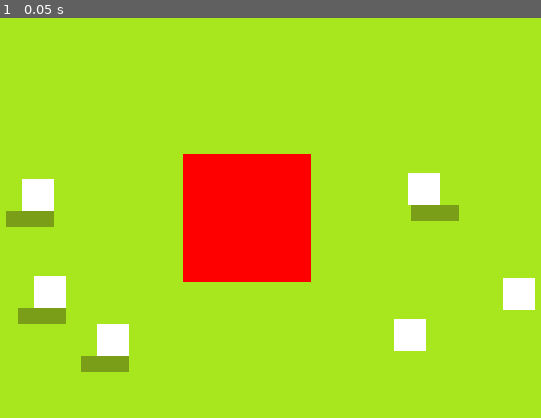
Above: before the commit, frame 1.
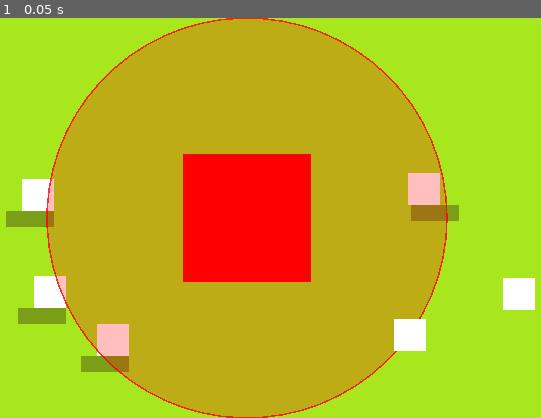
Above: after the commit, the same moment.

Repository: Sukimo/Duck_Tactics
Game: Godot game, scene res://Scene/arena_2d.tscn
Same seed, same stepped clock (60 frames per second), same inputs: the game is played once before the commit and once after it.
Inputs:
- Up to frame 1 (0.05 s): no input

The runs differ from the first frame. In frame 1, 51% of the frame differs, in the area x 8-83%, y 0-100%.

Commit message:
[update] melee , range
melee_duck change attack-range to 100 to active melee
range_attack can edit speed and arc_height

Diff:
--- a/Scene/arena_2d.tscn
+++ b/Scene/arena_2d.tscn
@@ -90,6 +90,7 @@
 
 [node name="StaticBody2D" parent="." unique_id=1750735628 instance=ExtResource("3_bj6xp")]
 position = Vector2(400, 200)
+debug_range_visible = true
 
 [node name="MeleeDuck" parent="." unique_id=1533052234 instance=ExtResource("4_xajys")]
 position = Vector2(672, 276)
--- a/components/range_attack.gd
+++ b/components/range_attack.gd
@@ -3,6 +3,7 @@
 
 const PROJECTILE_SCENE := "res://projectile/Projectile.tscn"
 @export var projectile_speed: float = 300.0
+@export var arc_height: float = 80.0
 
 var _projectile_scene: PackedScene = null
 
@@ -16,6 +17,7 @@
 		return
 	var start := _owner_node.global_position
 	var t_pos := target.global_position
+	#prediction shoot pos
 	var travel := start.distance_to(t_pos) / projectile_speed
 	var vel := Vector2.ZERO
 	if target.get("velocity") != null:
@@ -24,7 +26,13 @@
 
 	var proj = _projectile_scene.instantiate()
 	get_tree().current_scene.add_child(proj)
+
 	if proj.get("damage") != null:
 		proj.damage = attack_damage
+	if proj.get("speed") !=null:
+		proj.speed = projectile_speed
+	if proj.get("arc_height") !=null:
+		proj.arc_height = arc_height
+
 	if proj.has_method("init"):
 		proj.call("init", target, start, predicted)
--- a/units/melee_duck.tscn
+++ b/units/melee_duck.tscn
@@ -21,6 +21,6 @@
 [node name="AttackComponent" type="Node" parent="." unique_id=1904844528]
 script = ExtResource("3_vt4yn")
 flash_duration = 1.0
-attack_range = 45.0
+attack_range = 100.0
 attack_damage = 25
 target_group = "enemies"
--- a/units/range_duck.tscn
+++ b/units/range_duck.tscn
@@ -21,6 +21,7 @@
 [node name="AttackComponent" type="Node" parent="." unique_id=189820681]
 script = ExtResource("3_xd7ve")
 projectile_speed = 200.0
+arc_height = 0.0
 attack_range = 200.0
 attack_damage = 12
 attack_speed = 0.8
